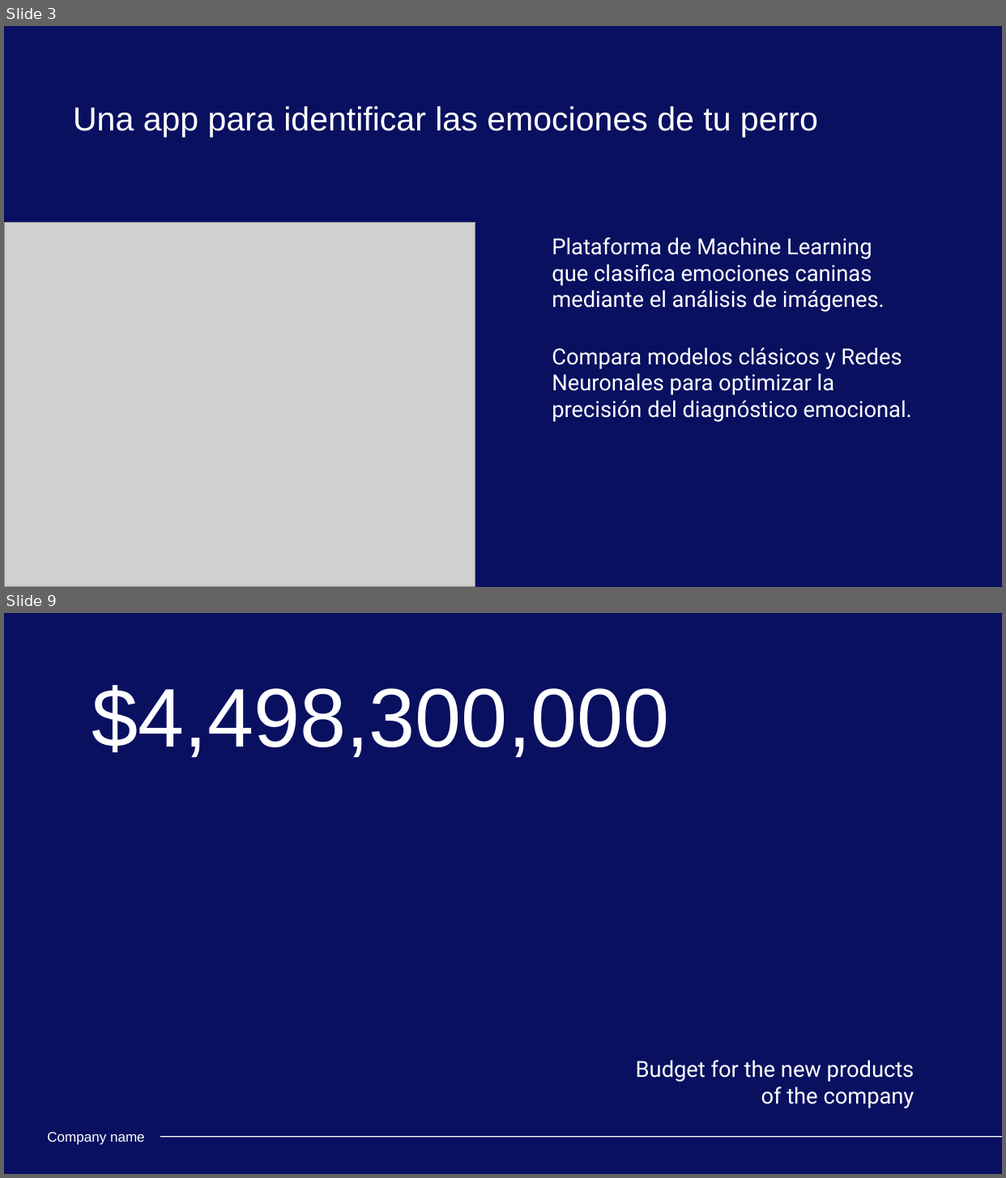
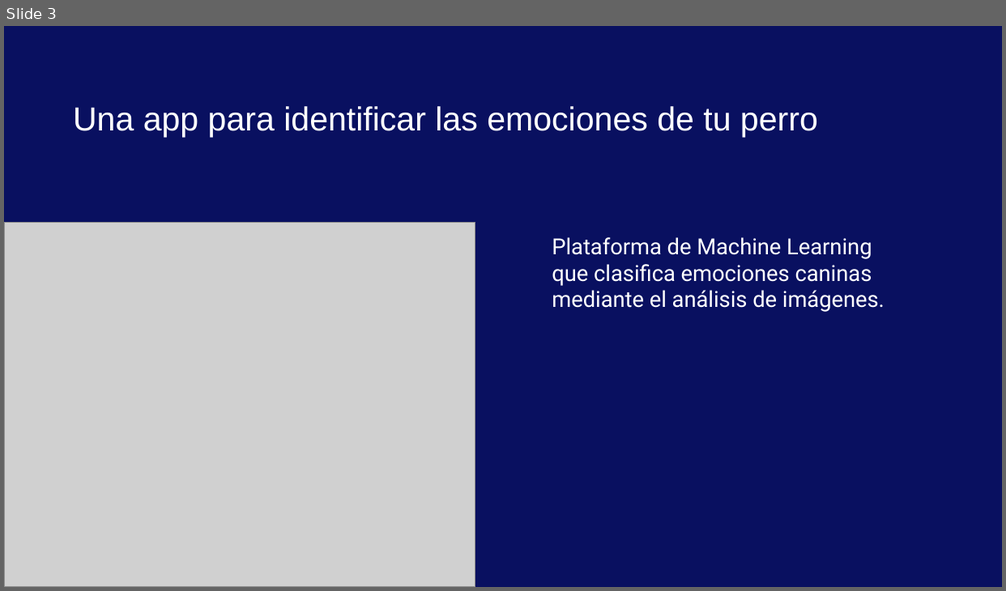
Before and after one commit to AGC79/proyecto_machine_learning_agc, a slide deck: docs/presentacion_app_ml.pptx. Shown one above the other, each under a label of ours: slides 3 and 9 before the commit, slide 3 after it; the slides between them are not shown. The pictures are 1006x1178 and 1006x591 pixels, drawn with LibreOffice and Linux fonts; fonts in the diff are those of the drawing; grey boxes stand for pictures; background and template pictures are left out. Boxes give left, top, right and bottom in pixels: in the first picture for what was removed or moved away, otherwise in the second. Text is boxed around its words. In the diff, an @@ line names an element or a change of style, - is before the commit and + after.

```diff
--- a/docs/presentacion_app_ml.pptx
+++ b/docs/presentacion_app_ml.pptx
@@ slide 9 removed at box(4, 613, 1002, 1174), background picture (left out) @@
@@ title removed at box(91, 685, 669, 757) @@
-$4,498,300,000
@@ subtitle removed at box(636, 1060, 914, 1109) @@
-Budget for the new products of the company
@@ text removed at box(47, 1132, 145, 1145) @@
-Company name
@@ line removed from (160, 1137) to (1002, 1137) @@
@@ slide 3 changed as well @@
@@ subtitle at box(552, 348, 912, 422): paragraph removed @@
-Compara modelos clásicos y Redes Neuronales para optimizar la precisión del diagnóstico emocional.
```
Also in this commit, not shown: 2 other slides changed, 10 slides added, 12 other slides removed, 2 other files.
